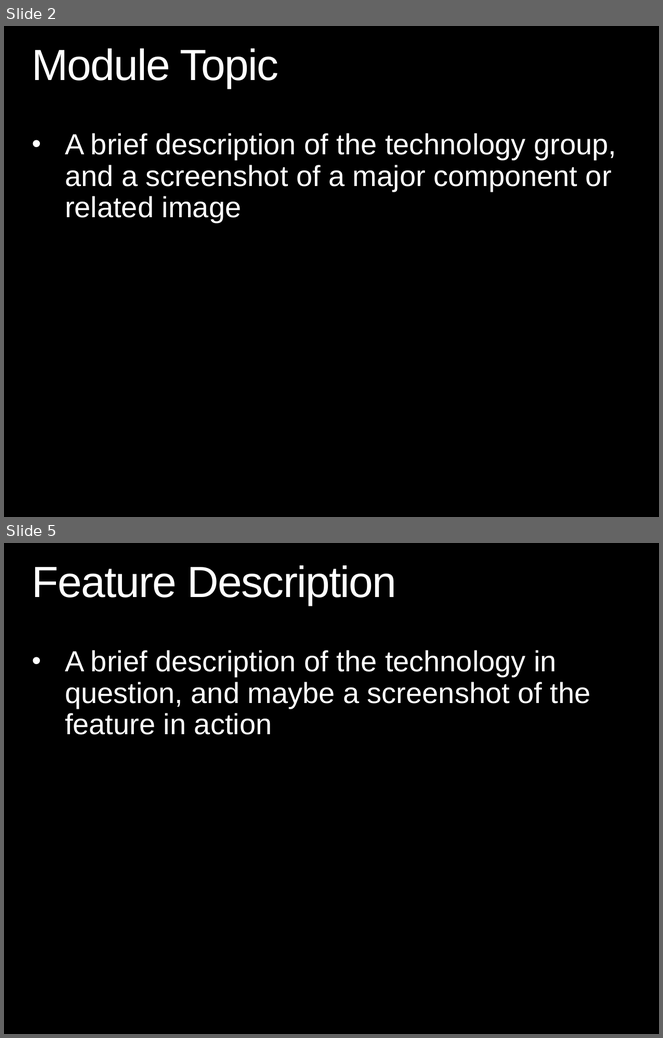
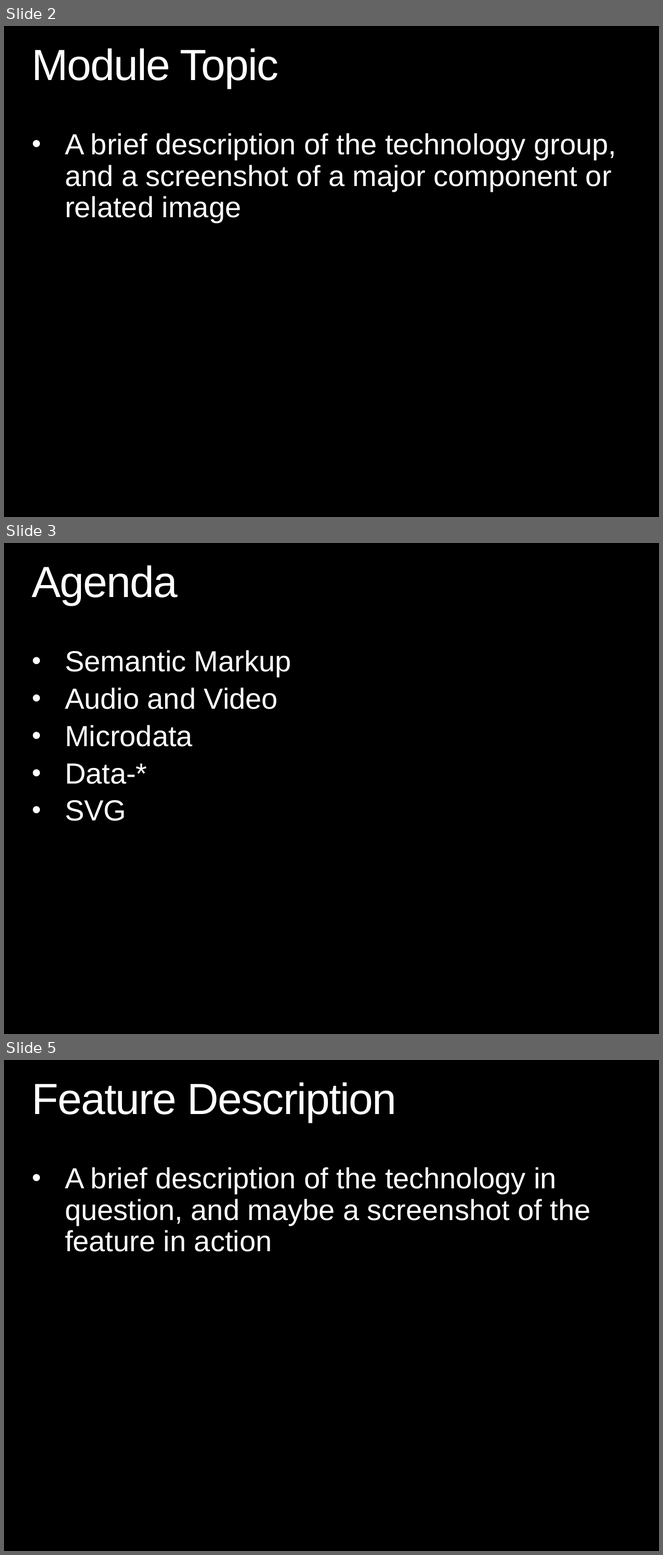
Before and after one commit to theClarkSell/HTML5-Compiler, a slide deck: ModuleTemplate.pptx. Shown one above the other, each under a label of ours: slides 2 and 5 before the commit, slides 2, 3 and 5 after it; the slides between them are not shown. The pictures are 663x1038 and 663x1555 pixels, drawn with LibreOffice and Linux fonts; fonts in the diff are those of the drawing; background and template pictures are left out. Boxes give left, top, right and bottom in pixels: in the first picture for what was removed or moved away, otherwise in the second. Text is boxed around its words. In the diff, an @@ line names an element or a change of style, - is before the commit and + after.

```diff
--- a/ModuleTemplate.pptx
+++ b/ModuleTemplate.pptx
@@ slide 3 added at bbox=[4, 543, 659, 1034], background picture (left out) @@
@@ title added at bbox=[32, 565, 178, 605], 48 pt, text #FFFFFF @@
+Agenda
@@ text added at bbox=[65, 650, 292, 821], 32 pt, text #FFFFFF @@
+• Semantic Markup
+• Audio and Video
+• Microdata
+• Data-*
+• SVG
```
Also in this commit, not shown: 1 other slide added, 2 slides removed, 1 other file.
